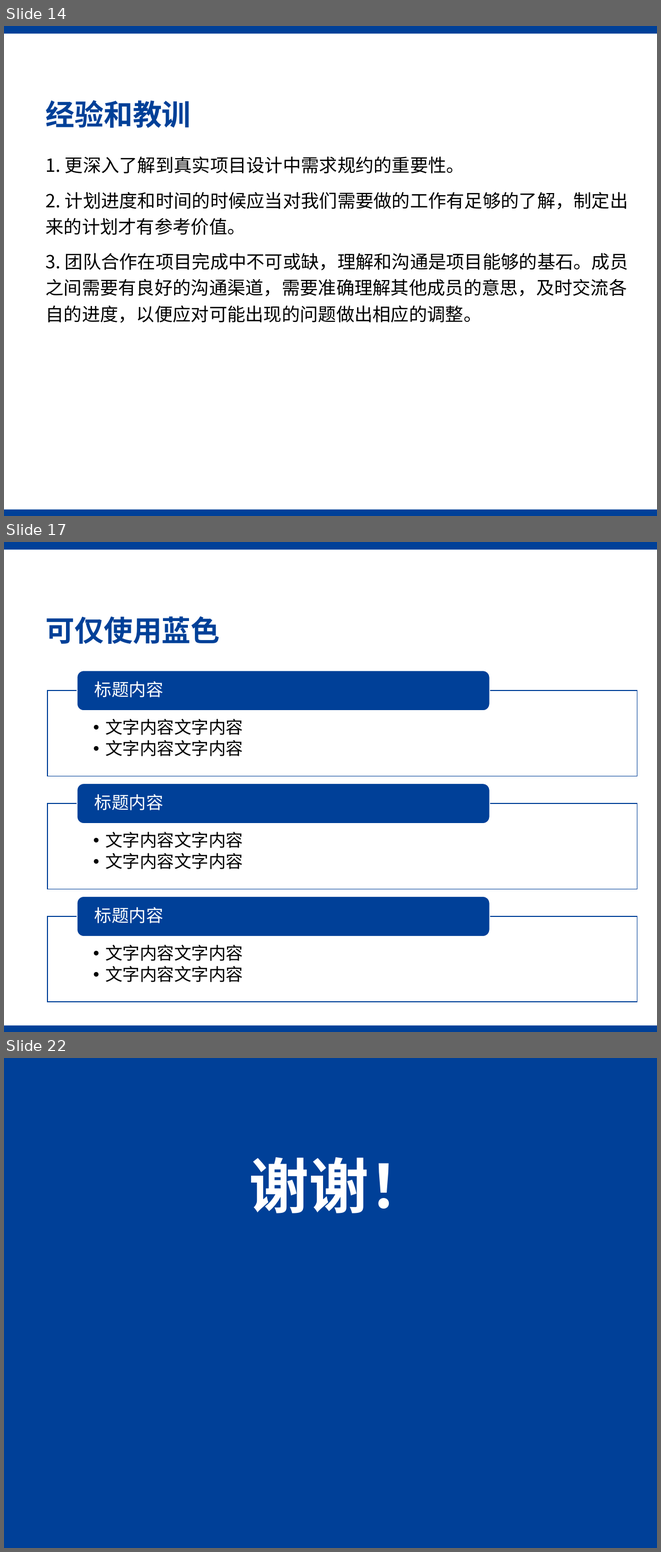
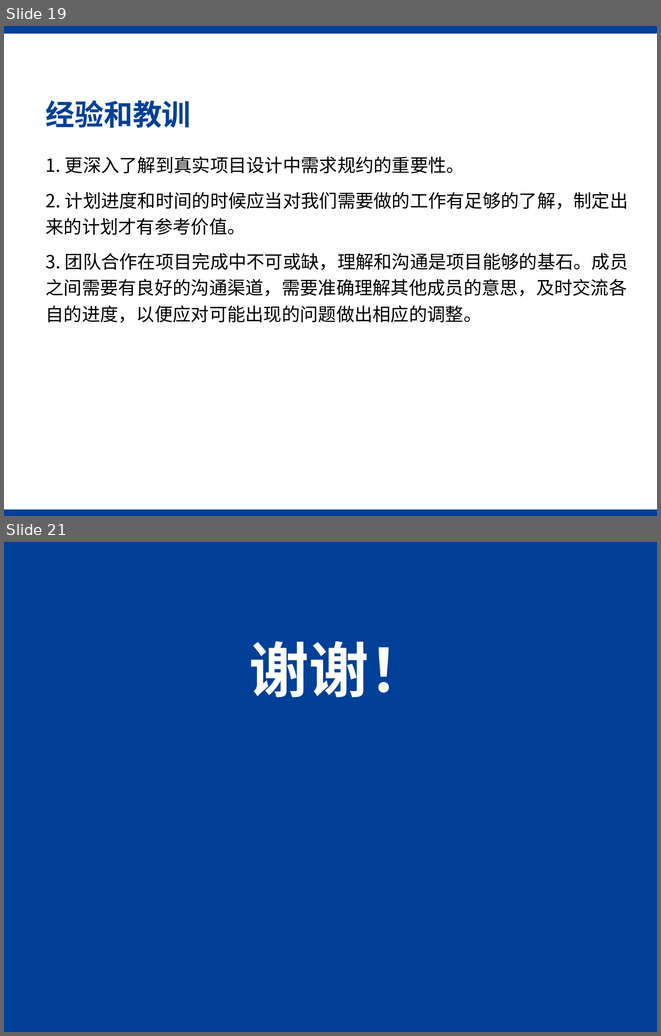
Before and after one commit to SJTU-SEP-21/SEP-21, a slide deck: UIPrototype/答辩ppt究极基础版本.pptx. Shown one above the other, each under a label of ours: slides 14, 17 and 22 before the commit, slides 19 and 21 after it; the slides between them are not shown. The pictures are 661x1552 and 661x1036 pixels, drawn with LibreOffice and Linux fonts; fonts in the diff are those of the drawing; background and template pictures are left out. Boxes give left, top, right and bottom in pixels: in the first picture for what was removed or moved away, otherwise in the second. Text is boxed around its words. In the diff, an @@ line names an element or a change of style, - is before the commit and + after.

```diff
--- a/UIPrototype/答辩ppt究极基础版本.pptx
+++ b/UIPrototype/答辩ppt究极基础版本.pptx
@@ slide 17 removed at box(4, 542, 657, 1032), background #FFFFFF; not listed: 2 template elements that a slide beside it also shows @@
@@ title removed at box(46, 616, 220, 644) @@
-可仅使用蓝色
@@ group removed at box(48, 671, 637, 1002): 6 texts, 3 rectangles, 3 rounded rectangles @@
-  •• 文字内容文字内容
-  •• 文字内容文字内容
-标题内容
-  •• 文字内容文字内容
-  •• 文字内容文字内容
-标题内容
-  •• 文字内容文字内容
-  •• 文字内容文字内容
-标题内容
@@ what was slide 14 is now slide 19 @@
@@ what was slide 22 is now slide 21 @@
```
Also in this commit, not shown: 7 slides changed, 4 slides added, 4 other slides removed.
